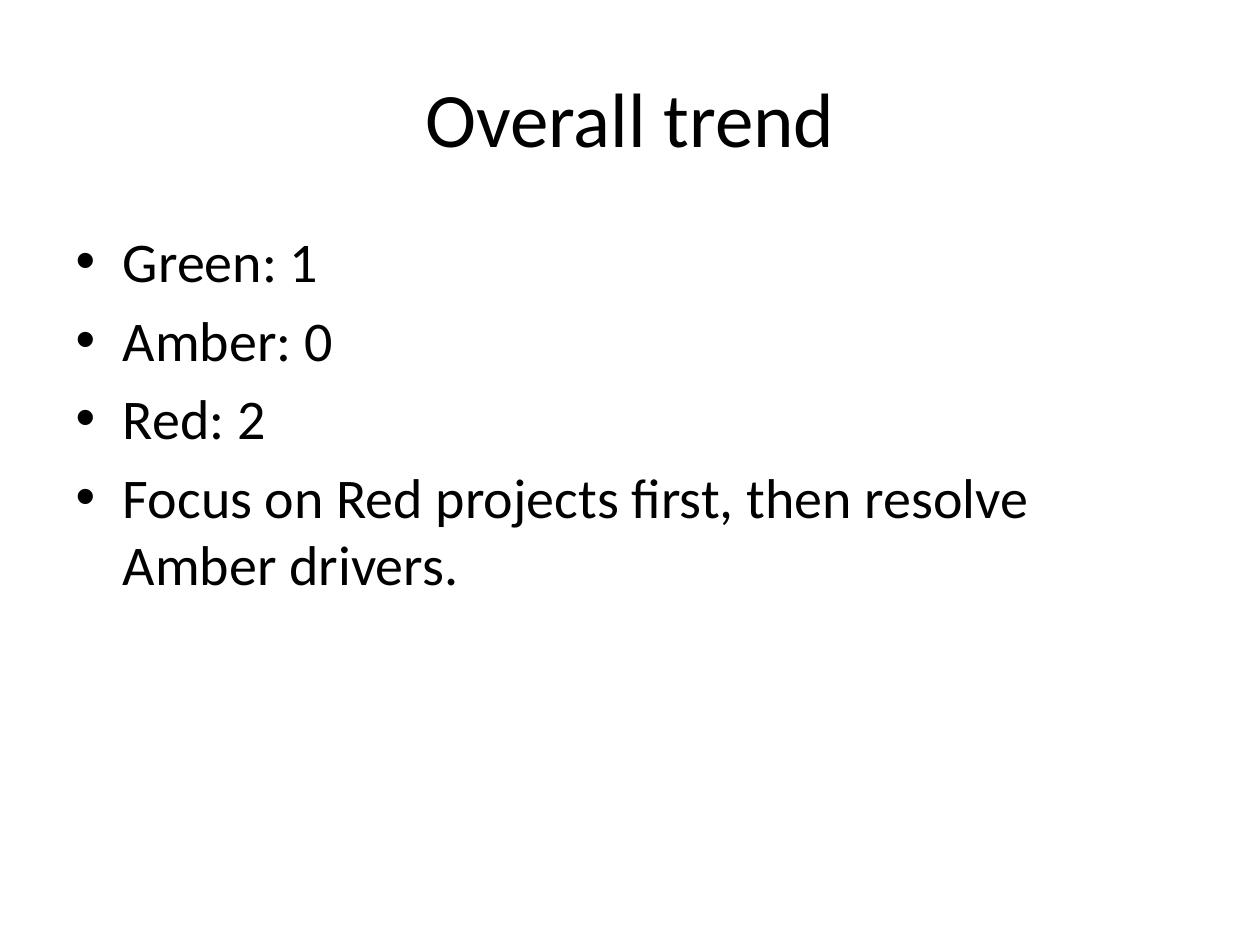
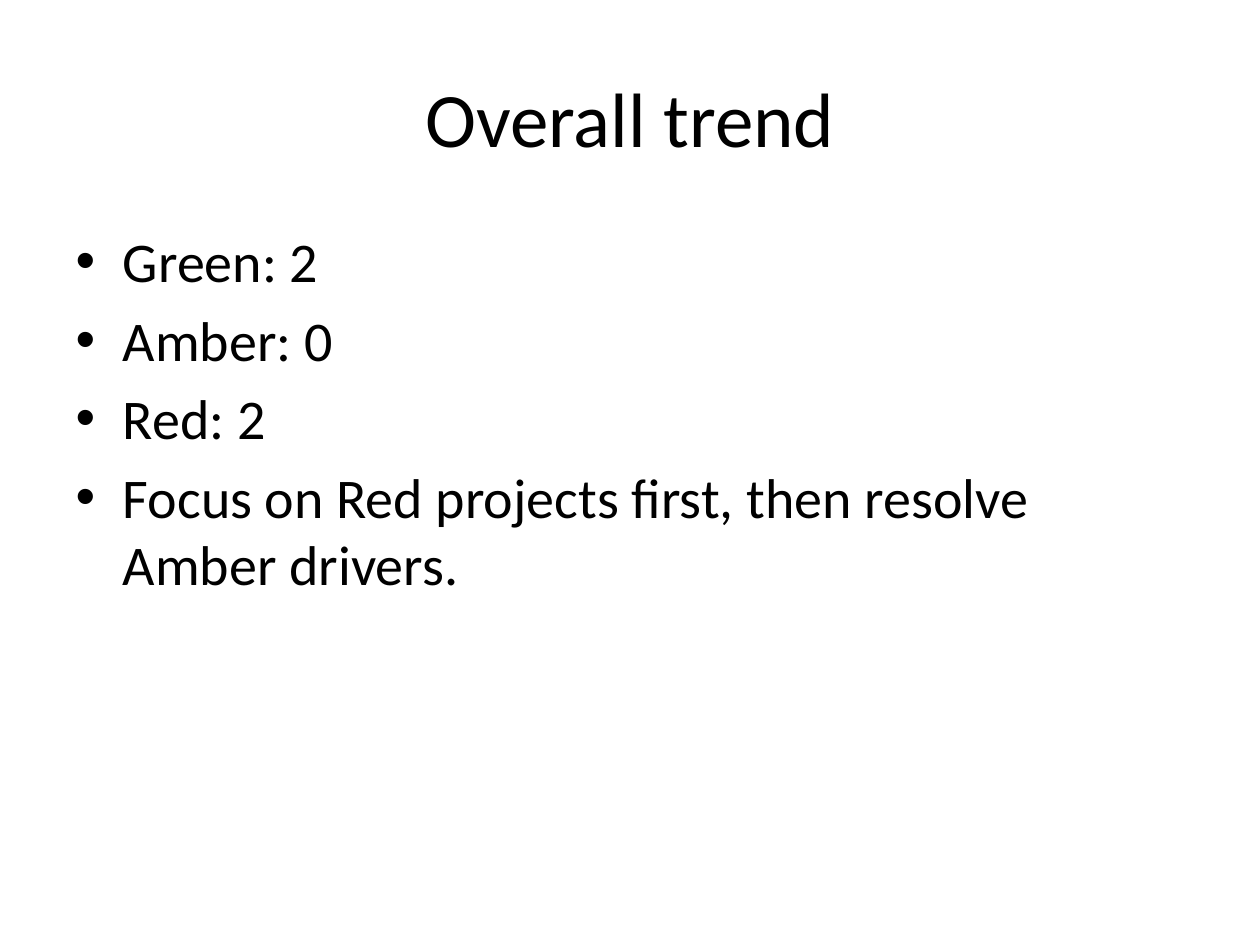
Before and after one commit to thanushree-aiml/Project_Health_Reporting_Agent, a slide deck: slide 2 of reports/monthly_executive_presentation.pptx. Drawn at 1260x945 pixels with LibreOffice and Linux fonts; fonts in the diff are those of the drawing. Boxes give left, top, right and bottom in pixels: in the first picture for what was removed or moved away, otherwise in the second. Text is boxed around its words. In the diff, an @@ line names an element or a change of style, - is before the commit and + after.

```diff
--- a/reports/monthly_executive_presentation.pptx
+++ b/reports/monthly_executive_presentation.pptx
@@ text at <box>123,245,318,283</box>: text changed @@
-• Green: 1
+• Green: 2
```
Also in this commit, not shown: 1 other slide changed, 1 slide added, 17 other files.
